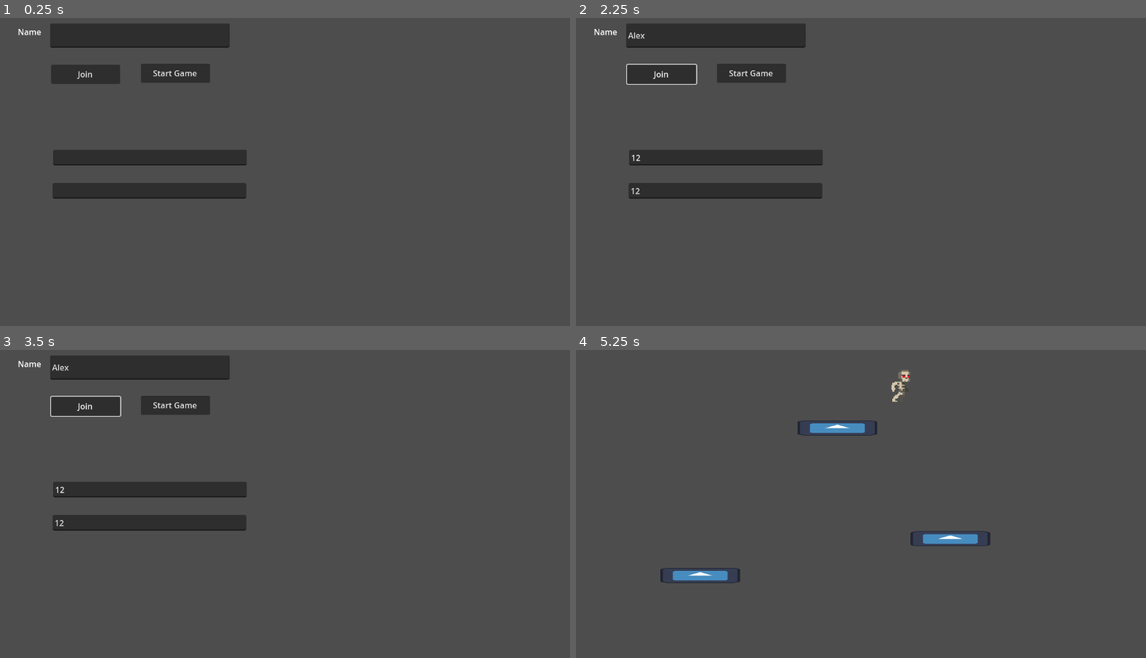
Above: before the commit, frames 1-4 (two rows, left to right).
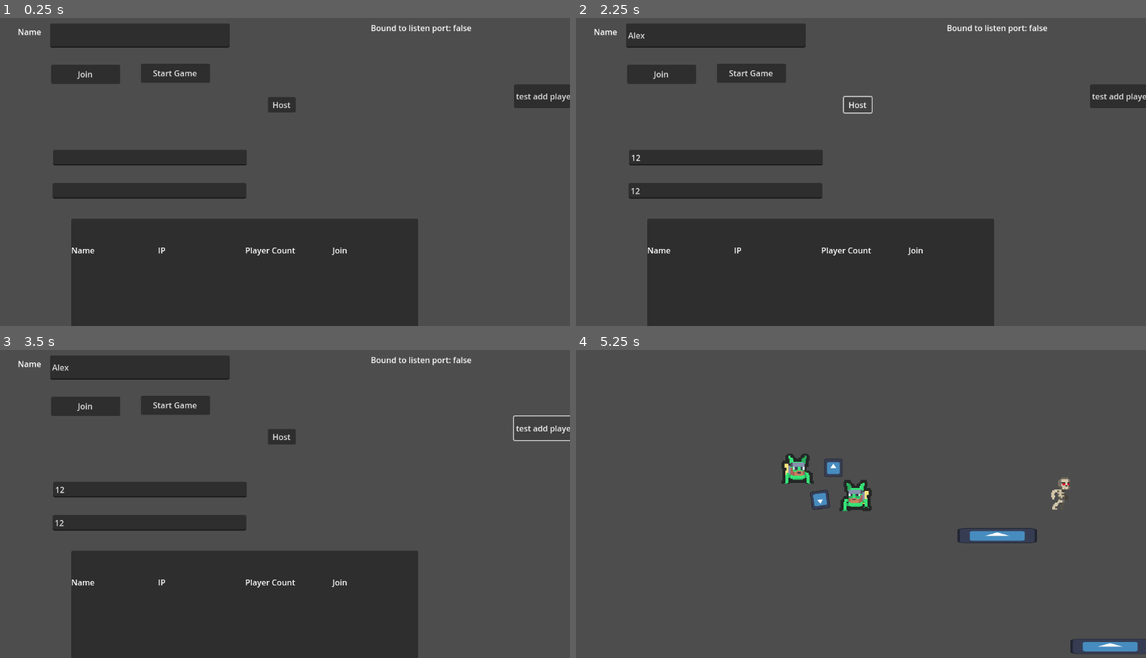
Above: after the commit, the same moments.

Repository: naixsu/CROCPNG
Game: Godot game, scene res://Scenes/Testing/NaixTestScenes/Multiplayer.tscn
The game is run twice, just before and just after one commit, with the same random seed, the same clock (stepped at 60 frames per second) and the same inputs. The engine's default icon, where the game draws it, is replaced by a stand-in: a white triangle on a blue panel in a dark square.
Inputs (mouse positions are in pixels of both pictures, inside the frame that each line leads up to):
- Up to frame 1 (0.25 s): no input
- Up to frame 2 (2.25 s): click (718, 36) at 0.52 s; type "Alex" at 0.6 s; click (724, 190) at 0.75 s; type "12" at 0.83 s; click (724, 156) at 0.98 s; type "12" at 1.07 s; click "Join" at 1.25 s; click (855, 104) at 2 s, where only the run after the commit has a clickable "Host"
- Up to frame 3 (3.5 s): click (558, 427) at 2.75 s, where only the run after the commit has a clickable "test add player (host)"
- Up to frame 4 (5.25 s): click "Start Game" at 3.5 s; tap Enter (ui_accept) at 4.25, 4.52 s; move the mouse to (980, 479) at 4.27 s; press the mouse at (980, 479) at 4.28 s; hold D (Right) from 4.28 s (still down); move the mouse to (741, 510) at 5.02 s; release the mouse at (741, 510) at 5.03 s; right-click (741, 510) at 5.1 s

The runs differ from the first frame. In frame 1, 22% of the frame differs, in the area x 12-100%, y 2-100%; in frame 2, 22%, in the area x 8-100%, y 2-100%; in frame 3, 22%; in frame 4, 3.3%.
Error before the commit: Invalid access of index '0' on a base object of type: 'Array[Node2D]'. (res://Scripts/Enemies/EnemyA/AI.gd:26)
Error after the commit: Attempt to call function 'compress' in base 'null instance' on a null instance. (res://Scripts/Testing/NaixTestScripts/MultiplayerController.gd:95)

Commit message:
added server browser

Diff:
--- a/Scenes/Testing/NaixTestScenes/Multiplayer.tscn
+++ b/Scenes/Testing/NaixTestScenes/Multiplayer.tscn
@@ -1,6 +1,8 @@
-[gd_scene load_steps=2 format=3 uid="uid://bxtn8e8m61sj3"]
+[gd_scene load_steps=4 format=3 uid="uid://bxtn8e8m61sj3"]
 
 [ext_resource type="Script" path="res://Scripts/Testing/NaixTestScripts/MultiplayerController.gd" id="1_wmt0j"]
+[ext_resource type="Script" path="res://Scripts/Testing/NaixTestScripts/ServerBrowser.gd" id="2_7edh8"]
+[ext_resource type="PackedScene" uid="uid://cmcbvg1ut85i8" path="res://Scenes/Testing/NaixTestScenes/ServerInfo.tscn" id="3_bgp3x"]
 
 [node name="Multiplayer" type="Control"]
 layout_mode = 3
@@ -10,6 +12,15 @@
 grow_horizontal = 2
 grow_vertical = 2
 script = ExtResource("1_wmt0j")
+
+[node name="Host" type="Button" parent="."]
+layout_mode = 0
+offset_left = 553.0
+offset_top = 193.0
+offset_right = 608.0
+offset_bottom = 224.0
+text = "Host
+"
 
 [node name="Join" type="Button" parent="."]
 layout_mode = 0
@@ -55,5 +66,74 @@
 offset_right = 511.0
 offset_bottom = 329.0
 
+[node name="ServerBrowser" type="Control" parent="."]
+anchors_preset = 0
+offset_right = 40.0
+offset_bottom = 40.0
+script = ExtResource("2_7edh8")
+ServerInfo = ExtResource("3_bgp3x")
+
+[node name="BroadcastTimer" type="Timer" parent="ServerBrowser"]
+
+[node name="Label" type="Label" parent="ServerBrowser"]
+layout_mode = 0
+offset_left = 757.0
+offset_top = 44.0
+offset_right = 921.0
+offset_bottom = 70.0
+scale = Vector2(1, 1.00725)
+text = "Bound to listen port: "
+
+[node name="Panel" type="Panel" parent="ServerBrowser"]
+layout_mode = 0
+offset_left = 163.0
+offset_top = 435.0
+offset_right = 851.0
+offset_bottom = 682.0
+
+[node name="ServerInfoHeading" type="HBoxContainer" parent="ServerBrowser/Panel"]
+layout_mode = 2
+offset_top = 34.0
+offset_right = 687.0
+offset_bottom = 92.0
+
+[node name="Name" type="Label" parent="ServerBrowser/Panel/ServerInfoHeading"]
+layout_mode = 2
+size_flags_horizontal = 3
+text = "Name"
+
+[node name="IP" type="Label" parent="ServerBrowser/Panel/ServerInfoHeading"]
+layout_mode = 2
+size_flags_horizontal = 3
+text = "IP"
+
+[node name="PlayerCount" type="Label" parent="ServerBrowser/Panel/ServerInfoHeading"]
+layout_mode = 2
+size_flags_horizontal = 3
+text = "Player Count"
+
+[node name="Join" type="Label" parent="ServerBrowser/Panel/ServerInfoHeading"]
+layout_mode = 2
+size_flags_horizontal = 3
+text = "Join
+"
+
+[node name="VBoxContainer" type="VBoxContainer" parent="ServerBrowser/Panel"]
+layout_mode = 0
+offset_top = 93.0
+offset_right = 687.0
+offset_bottom = 242.0
+
+[node name="Button" type="Button" parent="."]
+layout_mode = 0
+offset_left = 1041.0
+offset_top = 168.0
+offset_right = 1118.0
+offset_bottom = 215.0
+text = "test add player (host)"
+
+[connection signal="button_down" from="Host" to="." method="_on_host_button_down"]
 [connection signal="button_down" from="Join" to="." method="_on_join_button_down"]
 [connection signal="button_down" from="StartGame" to="." method="_on_start_game_button_down"]
+[connection signal="timeout" from="ServerBrowser/BroadcastTimer" to="ServerBrowser" method="_on_broadcast_timer_timeout"]
+[connection signal="button_down" from="Button" to="." method="_on_button_button_down"]
--- a/Scenes/Testing/NaixTestScenes/NaixTestScene.tscn
+++ b/Scenes/Testing/NaixTestScenes/NaixTestScene.tscn
@@ -1,7 +1,6 @@
-[gd_scene load_steps=8 format=3 uid="uid://l08x6btacggs"]
+[gd_scene load_steps=7 format=3 uid="uid://l08x6btacggs"]
 
 [ext_resource type="Script" path="res://Scripts/Testing/NaixTestScripts/NaixTestScene.gd" id="1_s22sb"]
-[ext_resource type="PackedScene" uid="uid://bgucyml2yx36p" path="res://Scenes/Player/Player.tscn" id="1_sd0yw"]
 [ext_resource type="PackedScene" uid="uid://s741h0igfq5k" path="res://Scenes/Testing/NaixTestScenes/TestPlatforms.tscn" id="2_ac24b"]
 [ext_resource type="Script" path="res://Scripts/Bullet/BulletManager.gd" id="4_v2twn"]
 [ext_resource type="PackedScene" uid="uid://bvfw8vhc4i3ac" path="res://Scenes/Enemies/EnemyA/EnemyA.tscn" id="5_ea47m"]
@@ -10,9 +9,6 @@
 
 [node name="NaixTestScene" type="Node"]
 script = ExtResource("1_s22sb")
-
-[node name="Player" parent="." instance=ExtResource("1_sd0yw")]
-position = Vector2(225, 146)
 
 [node name="TestPlatform" parent="." instance=ExtResource("2_ac24b")]
 visible = false
--- /dev/null
+++ b/Scenes/Testing/NaixTestScenes/ServerInfo.tscn
@@ -0,0 +1,28 @@
+[gd_scene load_steps=2 format=3 uid="uid://cmcbvg1ut85i8"]
+
+[ext_resource type="Script" path="res://Scripts/Testing/NaixTestScripts/ServerInfo.gd" id="1_7jrb0"]
+
+[node name="ServerInfo" type="HBoxContainer"]
+script = ExtResource("1_7jrb0")
+
+[node name="Name" type="Label" parent="."]
+layout_mode = 2
+size_flags_horizontal = 3
+text = "test label"
+
+[node name="IP" type="Label" parent="."]
+layout_mode = 2
+size_flags_horizontal = 3
+text = "192.168.1.1"
+
+[node name="PlayerCount" type="Label" parent="."]
+layout_mode = 2
+size_flags_horizontal = 3
+text = "5"
+
+[node name="JoinButton" type="Button" parent="."]
+layout_mode = 2
+size_flags_horizontal = 3
+text = "Join"
+
+[connection signal="button_down" from="JoinButton" to="." method="_on_join_button_button_down"]
--- a/Scripts/Testing/NaixTestScripts/MultiplayerController.gd
+++ b/Scripts/Testing/NaixTestScripts/MultiplayerController.gd
@@ -26,6 +26,7 @@
 	if "--server" in OS.get_cmdline_args():
 		host_game()
 
+	$ServerBrowser.joinGame.connect(join_by_ip)
 	pass # Replace with function body.
 
 # Gets called on the server and clients
@@ -72,7 +73,7 @@
 		print("Cannot host: " + str(error))
 		return
 
-#	peer.get_host().compress(ENetConnection.COMPRESS_RANGE_CODER) # Make sure to have the same compression
+	peer.get_host().compress(ENetConnection.COMPRESS_RANGE_CODER) # Make sure to have the same compression
 	multiplayer.set_multiplayer_peer(peer)
 	print("Waiting for players. Hosted at: " + ipAddress)
 
@@ -81,6 +82,7 @@
 func _on_host_button_down():
 	host_game()
 	send_player_information(nameEdit.text, multiplayer.get_unique_id())
+	$ServerBrowser.set_up_broadcast($NameEdit.text + "'s server")
 	pass # Replace with function body.
 
 
@@ -90,10 +92,16 @@
 	var ip = addressEdit.text
 	print("IP: " + ip)
 	peer.create_client(ip, port)
-#	peer.get_host().compress(ENetConnection.COMPRESS_RANGE_CODER)
+	peer.get_host().compress(ENetConnection.COMPRESS_RANGE_CODER)
 	multiplayer.set_multiplayer_peer(peer)
 
 	pass # Replace with function body.
+
+func join_by_ip(ip):
+	peer = ENetMultiplayerPeer.new()
+	peer.create_client(ip, port)
+	peer.get_host().compress(ENetConnection.COMPRESS_RANGE_CODER)
+	multiplayer.set_multiplayer_peer(peer)
 
 
 @rpc("any_peer", "call_local") # anyone can call this. maybe try only the host can click start
@@ -106,3 +114,11 @@
 func _on_start_game_button_down():
 	start_game.rpc()
 	pass # Replace with function body.
+
+
+func _on_button_button_down():
+	GameManager.players[GameManager.players.size() + 1] = {
+		"name": "test",
+		"id": 1
+	}
+	pass # Replace with function body.
--- /dev/null
+++ b/Scripts/Testing/NaixTestScripts/ServerBrowser.gd
@@ -0,0 +1,133 @@
+extends Control
+
+signal foundServer(ip, port, roomInfo)
+signal updateServer(ip, port, roomInfo)
+signal joinGame(ip)
+
+var broadcastTimer : Timer
+
+var roomInfo = {"name":"name", "playerCount": 0}
+var broadcaster : PacketPeerUDP
+var listener : PacketPeerUDP
+@export var listenPort : int = 8911
+@export var broadcastPort : int = 8912
+@export var broadcastAddress : String = "192.168.1.255"
+
+@export var ServerInfo : PackedScene
+# Called when the node enters the scene tree for the first time.
+func _ready():
+	broadcastTimer = $BroadcastTimer
+	set_up()
+
+
+	pass # Replace with function body.
+
+
+func set_up():
+	listener = PacketPeerUDP.new()
+	var ok = listener.bind(listenPort)
+	if ok == OK:
+		print("Bound to Listen Port " + str(listenPort) + " Successful")
+		$Label.text = "Bound to listen port: true"
+	else:
+		print("Failed to bind to Listen Port!")
+		$Label.text = "Bound to listen port: false"
+
+# Setup Broadcast
+func set_up_broadcast(name):
+	roomInfo.name = name
+	roomInfo.playerCount = GameManager.players.size()
+
+	broadcaster = PacketPeerUDP.new()
+	broadcaster.set_broadcast_enabled(true)
+	broadcaster.set_dest_address(broadcastAddress, listenPort)
+
+	var ok = broadcaster.bind(broadcastPort)
+
+	if ok == OK:
+		print("Bound to Broadcast Port " + str(broadcastPort) + " Successful")
+	else:
+		print("Failed to bind to Broadcast Port!")
+
+	broadcastTimer.start()
+
+
+# Called every frame. 'delta' is the elapsed time since the previous frame.
+func _process(delta):
+	if listener.get_available_packet_count() > 0:
+		var serverip = listener.get_packet_ip()
+		var serverport = listener.get_packet_port()
+		var bytes = listener.get_packet()
+		var data = bytes.get_string_from_ascii()
+		var roomInfo = JSON.parse_string(data)
+
+		print(
+			"Server IP: {0} Server Port: {1} Room Info: {2}"
+			.format({
+				"0": serverip,
+				"1": str(serverport),
+				"2": str(roomInfo)
+			})
+		)
+
+#		var child = $Panel/VBoxContainer.find_child(roomInfo.name)
+#		if child != null:
+#			child.get_node("IP").text = serverip
+#			child.get_node("PlayerCount").text = str(roomInfo.playerCount)
+#		else:
+#			var currentInfo = ServerInfo.instantiate()
+#			currentInfo.name = roomInfo.name
+#			currentInfo.get_node("Name").text = roomInfo.name
+#			currentInfo.get_node("IP").text = serverip
+#			currentInfo.get_node("PlayerCount").text = str(roomInfo.playerCount)
+#			$Panel/VBoxContainer.add_child(currentInfo)
+
+		for i in $Panel/VBoxContainer.get_children():
+			if i.name == roomInfo.name:
+				updateServer.emit(serverip, serverport, roomInfo)
+				i.get_node("IP").text = str(serverip)
+				i.get_node("PlayerCount").text = str(roomInfo.playerCount)
+				return
+
+		# var child = $Panel/VBoxContainer.find_child(roomInfo.name)
+		# if child != null:
+		#	child.get_node("IP").text = str(serverip)
+		#	child.get_node("PlayerCount").text = str(roomInfo.playerCount)
+			#else:
+		var currentInfo = ServerInfo.instantiate()
+		currentInfo.name = roomInfo.name
+		currentInfo.get_node("Name").text = roomInfo.name
+		currentInfo.get_node("IP").text = str(serverip)
+		currentInfo.get_node("PlayerCount").text = str(roomInfo.playerCount)
+
+		$Panel/VBoxContainer.add_child(currentInfo)
+#		connect(currentInfo.joinGame, joinByIP)
+		currentInfo.joinGame.connect(join_by_ip)
+		foundServer.emit(serverip, serverport, roomInfo)
+
+
+func _on_broadcast_timer_timeout():
+	print("Broadcasting Game")
+	roomInfo.playerCount = GameManager.players.size()
+	var data = JSON.stringify(roomInfo)
+	var packet = data.to_ascii_buffer()
+	print(roomInfo.playerCount)
+	broadcaster.put_packet(packet)
+	pass # Replace with function body.
+#
+#	print("Broadcasting Game")
+
+
+
+func clean_up():
+	listener.close()
+	broadcastTimer.stop()
+
+	if broadcaster != null:
+		broadcaster.close()
+
+func _exit_tree():
+	clean_up()
+
+func join_by_ip(ip):
+	joinGame.emit(ip)
--- /dev/null
+++ b/Scripts/Testing/NaixTestScripts/ServerInfo.gd
@@ -0,0 +1,17 @@
+extends HBoxContainer
+
+signal joinGame(ip)
+
+# Called when the node enters the scene tree for the first time.
+func _ready():
+	pass # Replace with function body.
+
+
+# Called every frame. 'delta' is the elapsed time since the previous frame.
+func _process(delta):
+	pass
+
+
+func _on_join_button_button_down():
+	joinGame.emit($IP.text)
+	pass # Replace with function body.
